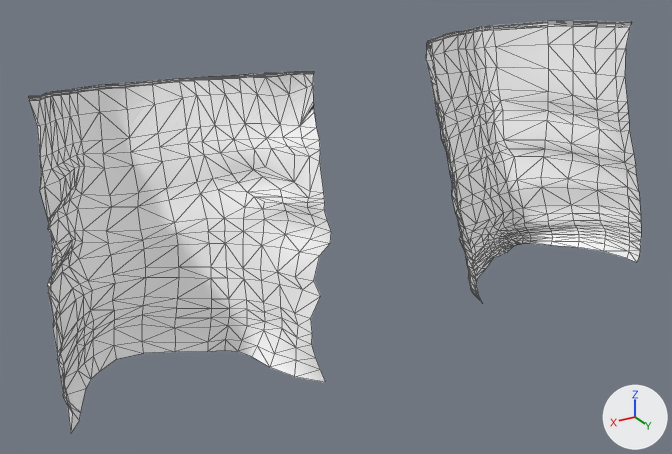
Before and after pictures for a commit that changed the glTF model client/public/models/Woman/Pants/Pants_Knee.glb.
Both versions are drawn from a 50 mm camera at (0.544, 0.818, 1.217) aimed at (0.031, -0.038, 0.789). The axes (+X, +Y, +Z) are drawn at lower right. The lights are the same throughout. Mesh edges are drawn as thin lines. Where no turn or scale is listed for an object, it has been applied to the vertices.

Names of what the first picture shows: 'Pants_Knee.001'.
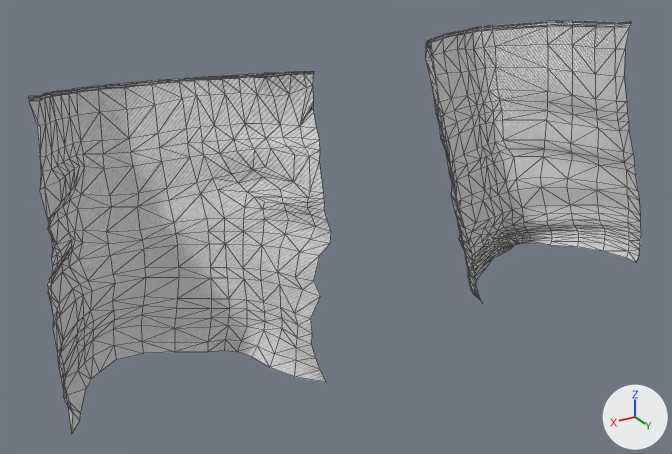
The newer file is also turned or shifted as a whole; pictures and numbers use the older file's frame.

What differs and where, as boxes (x1, y1, x2, y2) in the pictures (672 x 454 px):
```json
{"object": "Pants_Knee.001", "change": "surface changed", "before": [29, 21, 641, 434], "after": [29, 21, 641, 434], "on screen": "white to grey"}
```

Scene script edits in JSON lines:
```json
{"op": "add", "block": "img_image_148", "code": ["img_image_148 = load_image('Image_148', '_unpacked/Image_148', 512, 512, 'Non-Color')"]}
{"op": "add", "block": "img_image_147", "code": ["img_image_147 = load_image('Image_147', '_unpacked/Image_147', 512, 512, 'sRGB')"]}
{"op": "add", "block": "img_image_149", "code": ["img_image_149 = load_image('Image_149', '_unpacked/Image_149', 512, 512, 'Non-Color')"]}
{"op": "add", "block": "img_image_164", "code": ["img_image_164 = load_image('Image_164', '_unpacked/Image_164', 128, 128, 'Non-Color')"]}
{"op": "add", "block": "img_image_163", "code": ["img_image_163 = load_image('Image_163', '_unpacked/Image_163', 128, 128, 'Non-Color')"]}
{"op": "add", "block": "img_image_162", "code": ["img_image_162 = load_image('Image_162', '_unpacked/Image_162', 128, 128, 'sRGB')"]}
{"block": "mat_pants_knee", "where": "n2 = _N.new('ShaderNodeTexImage'); n2.name = 'Image Texture'"}
{"op": "set", "path": "n2.image", "old": "img_image_0", "new": "img_image_147"}
{"block": "mat_pants_knee", "where": "n4 = _N.new('ShaderNodeTexImage'); n4.name = 'Image Texture.001'"}
{"op": "set", "path": "n4.image", "old": "img_image_1", "new": "img_image_148"}
{"block": "mat_pants_knee", "where": "n6 = _N.new('ShaderNodeTexImage'); n6.name = 'Image Texture.002'"}
{"op": "set", "path": "n6.image", "old": "img_image_2", "new": "img_image_149"}
{"op": "add", "block": "mat_rope", "code": ["mat_rope = bpy.data.materials.new('Rope')", "# uses the picture img_image_162", "# uses the picture img_image_163", "# uses the picture img_image_164"]}
{"op": "add", "block": "me_rope", "code": ["me_rope = bpy.data.meshes.new('Rope')", "me_rope.from_pydata(...)  # 148 vertices, 140 faces; spans x -0.364..0.358, y -0.203..-0.03, z -0.575..-0.536", "me_rope.materials.append(mat_rope)"]}
{"op": "remove", "block": "ob_pants_main12_01_001", "code": ["ob_pants_main12_01_001 = bpy.data.objects.new('Pants_Main12_01.001', me_pants_main12_01)", "ob_pants_main12_01_001.location = (0.0, 0.001, 3.045)"]}
{"op": "add", "block": "ob_rope1", "code": ["ob_rope1 = bpy.data.objects.new('Rope1', me_rope)", "ob_rope1.location = (0.0, 0.042, 1.531)"]}
```
